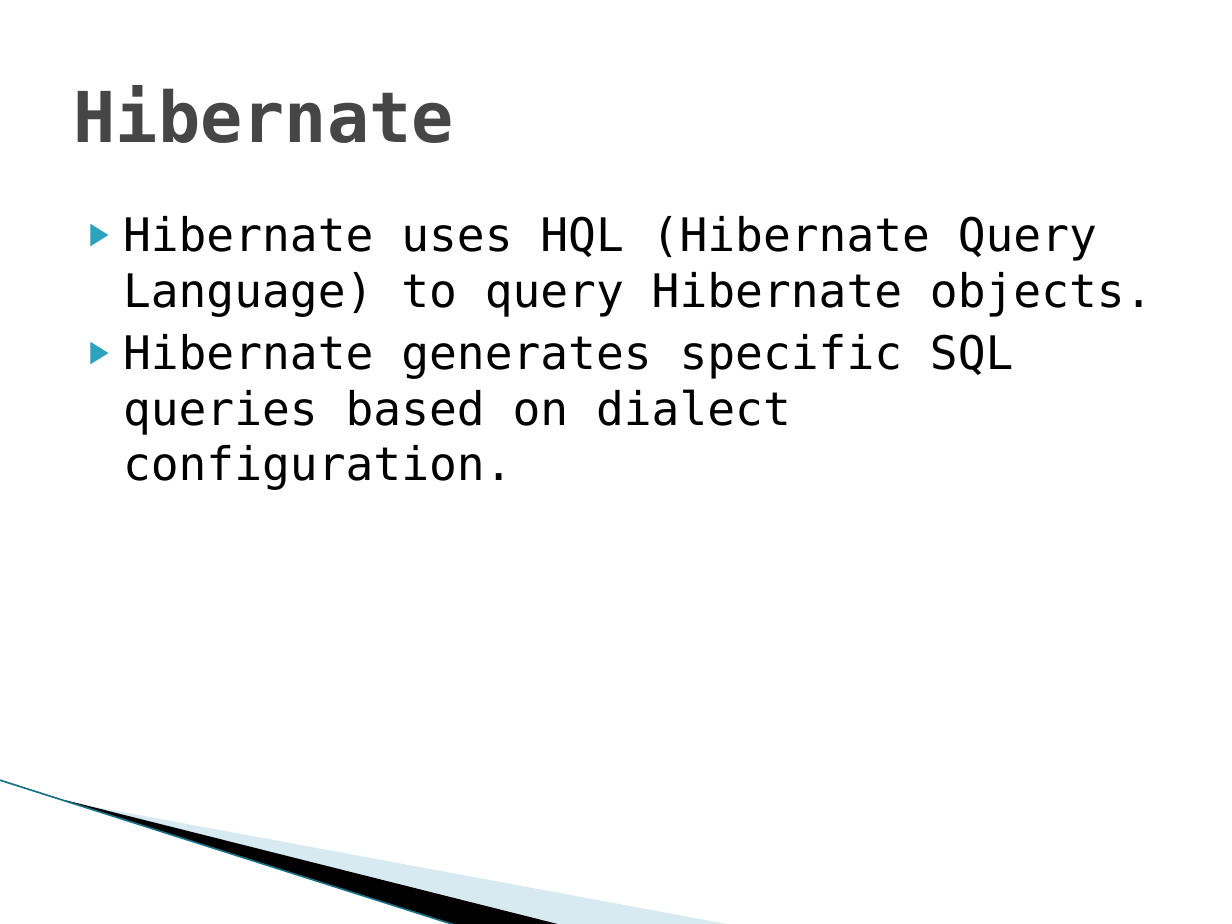
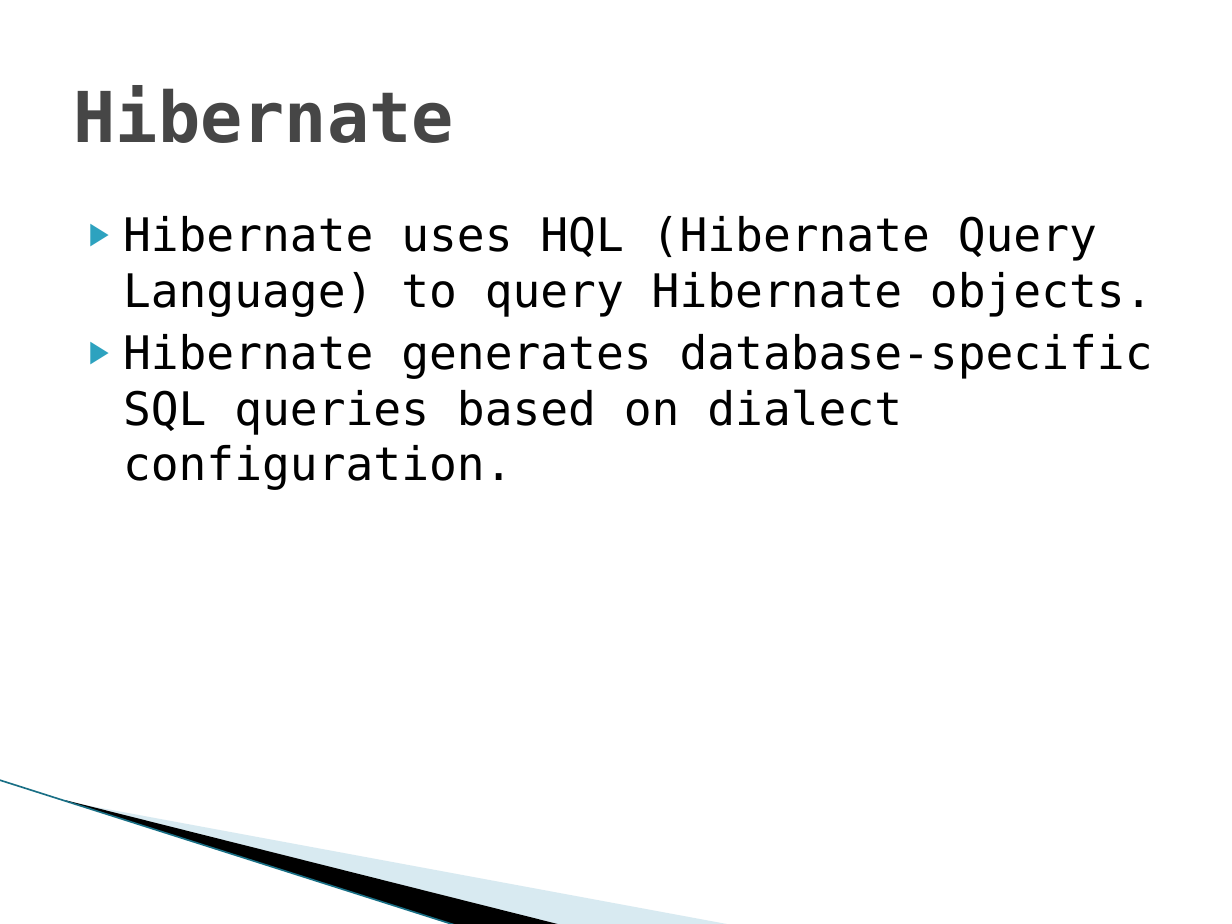
Before and after one commit to PusHGoD/DemoSpring, a slide deck: slide 13 of Spring.pptx. Drawn at 1232x924 pixels with LibreOffice and Linux fonts; fonts in the diff are those of the drawing; background and template pictures are left out. Boxes give left, top, right and bottom in pixels: in the first picture for what was removed or moved away, otherwise in the second. Text is boxed around its words. In the diff, an @@ line names an element or a change of style, - is before the commit and + after.

```diff
--- a/Spring.pptx
+++ b/Spring.pptx
@@ text at (123, 334, 1153, 490): text changed @@
-▶ Hibernate generates specific SQL queries based on dialect configuration.
+▶ Hibernate generates database-specific SQL queries based on dialect configuration.
```
Also in this commit, not shown: 8 other slides changed, 2 slides added, 1 slide removed.
